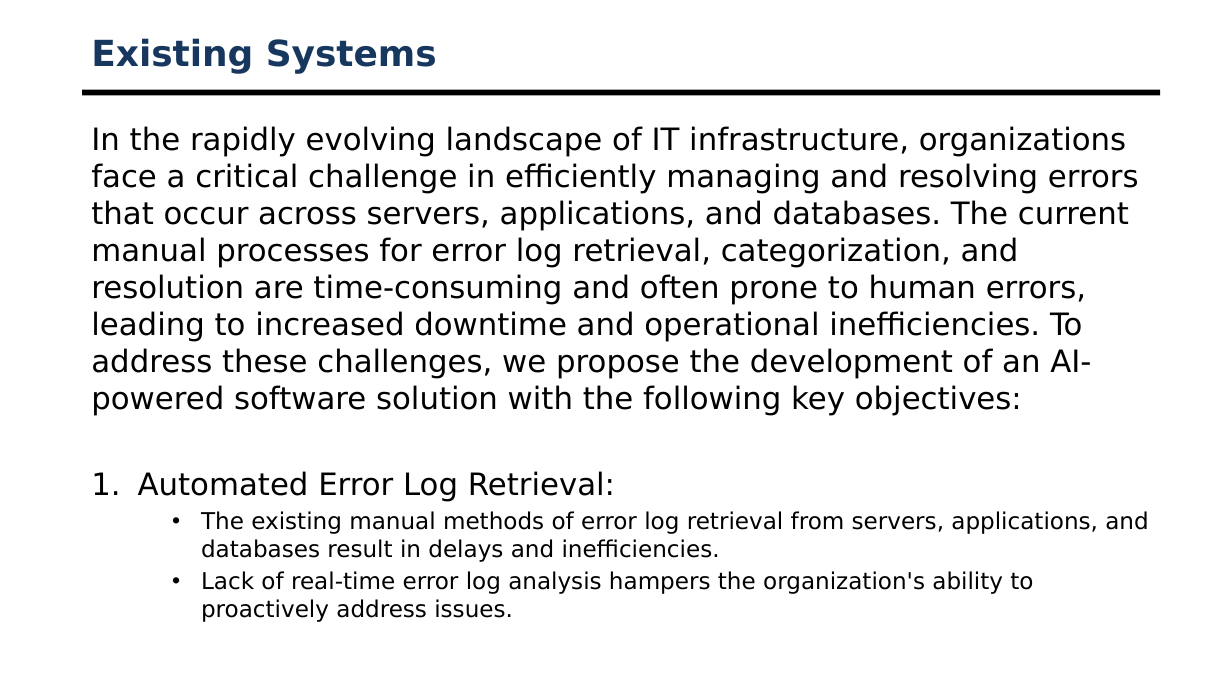
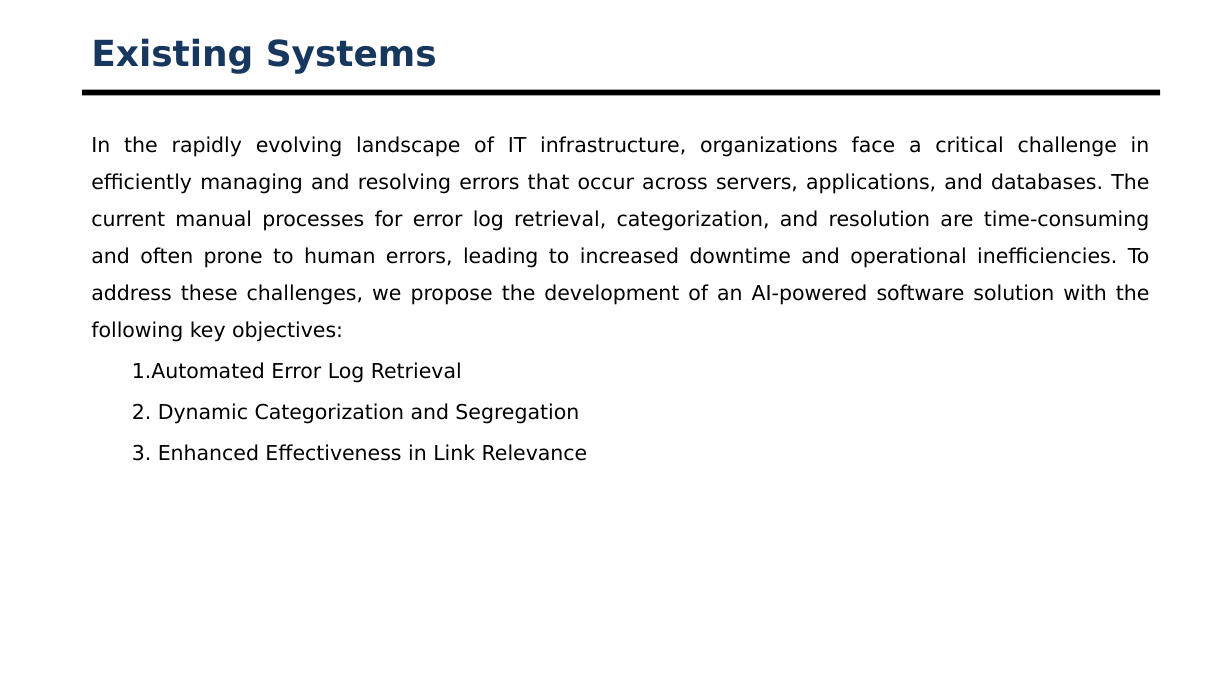
Before and after one commit to KiranspaceLDR/AI-Server-Log-Mangement-Software, a slide deck: slide 10 of Documentation/20201CEI0161_Final_Presentation.pptx. Drawn at 1232x693 pixels with LibreOffice and Linux fonts; fonts in the diff are those of the drawing; background and template pictures are left out. Boxes give left, top, right and bottom in pixels: in the first picture for what was removed or moved away, otherwise in the second. Text is boxed around its words. In the diff, an @@ line names an element or a change of style, - is before the commit and + after.

```diff
--- a/Documentation/20201CEI0161_Final_Presentation.pptx
+++ b/Documentation/20201CEI0161_Final_Presentation.pptx
@@ text at <box>91,136,1150,342</box>: size 24 to 16 pt in "In the rapidly evolving landscape of IT ..."; alignment left to justified; line spacing 1 to 1.5; less space between paragraphs @@
@@ text at <box>132,362,588,461</box>: text changed; size 18 to 16 pt @@
-1. Automated Error Log Retrieval:
-    • The existing manual methods of error log retrieval from servers, applications, and databases result in delays and inefficiencies.
-    • Lack of real-time error log analysis hampers the organization's ability to proactively address issues.
+  1.Automated Error Log Retrieval
+  2. Dynamic Categorization and Segregation
+  3. Enhanced Effectiveness in Link Relevance
```
Also in this commit, not shown: 21 other slides changed, 4 slides removed, 4 other files.
